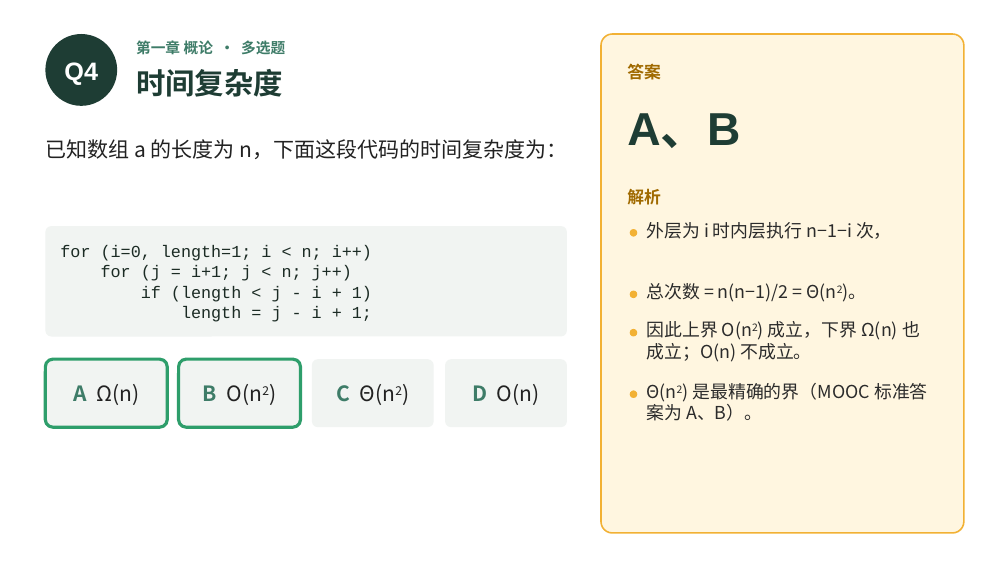
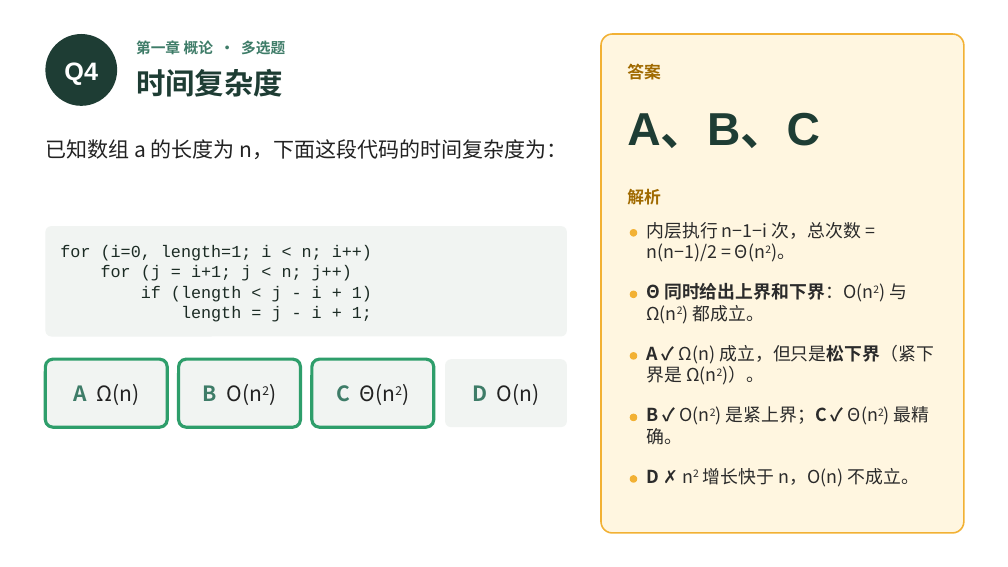
Before and after one commit to GMyhf/2026fall-cs201, a slide deck: slide 6 of courseware/202609_DSA_MOOC_Quiz_CH01-02.pptx. Drawn at 1008x567 pixels with LibreOffice and Linux fonts; fonts in the diff are those of the drawing. Boxes give left, top, right and bottom in pixels: in the first picture for what was removed or moved away, otherwise in the second. Text is boxed around its words. In the diff, an @@ line names an element or a change of style, - is before the commit and + after.

```diff
--- a/courseware/202609_DSA_MOOC_Quiz_CH01-02.pptx
+++ b/courseware/202609_DSA_MOOC_Quiz_CH01-02.pptx
@@ text at bbox=[627, 112, 820, 148]: text changed @@
-A、B
+A、B、C
@@ text at bbox=[646, 222, 861, 262]: text changed @@
-总次数 = n(n−1)/2 = Θ(n2)。
+内层执行 n−1−i 次，总次数 = n(n−1)/2 = Θ(n2)。
@@ text removed at bbox=[646, 222, 892, 239] @@
-外层为 i 时内层执行 n−1−i 次，
@@ text at bbox=[646, 283, 907, 324]: text changed @@
-因此上界 O(n2) 成立，下界 Ω(n) 也成立；O(n) 不成立。
+Θ 同时给出上界和下界：O(n2) 与 Ω(n2) 都成立。
@@ rounded rectangle added at bbox=[312, 359, 433, 427], outline #2E9E6B 3 pt @@
@@ ellipse: place and size @@
-ellipse at bbox=[630, 329, 637, 337]
+ellipse at bbox=[630, 352, 637, 360]
@@ text added at bbox=[646, 345, 934, 385], 17 pt, text #2B2B2B @@
+A ✓ Ω(n) 成立，但只是松下界（紧下界是 Ω(n2)）。
@@ ellipse: place and size @@
-ellipse at bbox=[630, 390, 637, 398]
+ellipse at bbox=[630, 414, 637, 421]
@@ text at bbox=[646, 406, 930, 445]: text changed @@
-Θ(n2) 是最精确的界（MOOC 标准答案为 A、B）。
+B ✓ O(n2) 是紧上界；C ✓ Θ(n2) 最精确。
@@ ellipse added at bbox=[630, 476, 637, 483], fill #F2B134 @@
@@ text added at bbox=[646, 468, 919, 487], 17 pt, text #2B2B2B @@
+D ✗ n2 增长快于 n，O(n) 不成立。
```
Also in this commit, not shown: 1 other file.
